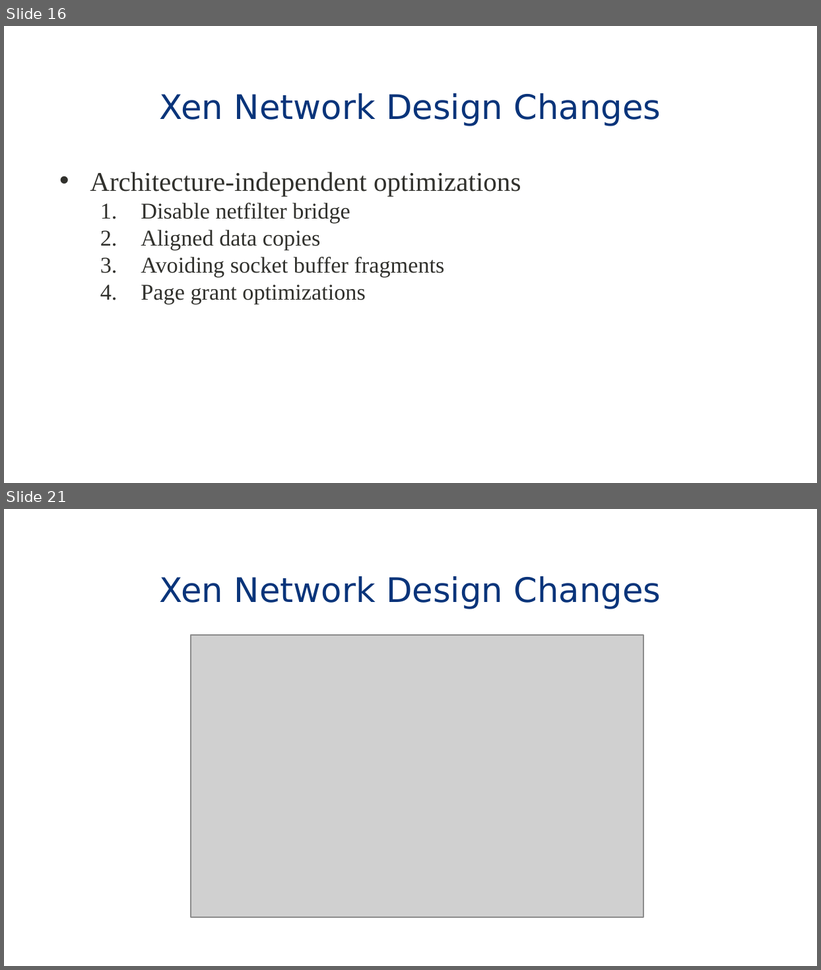
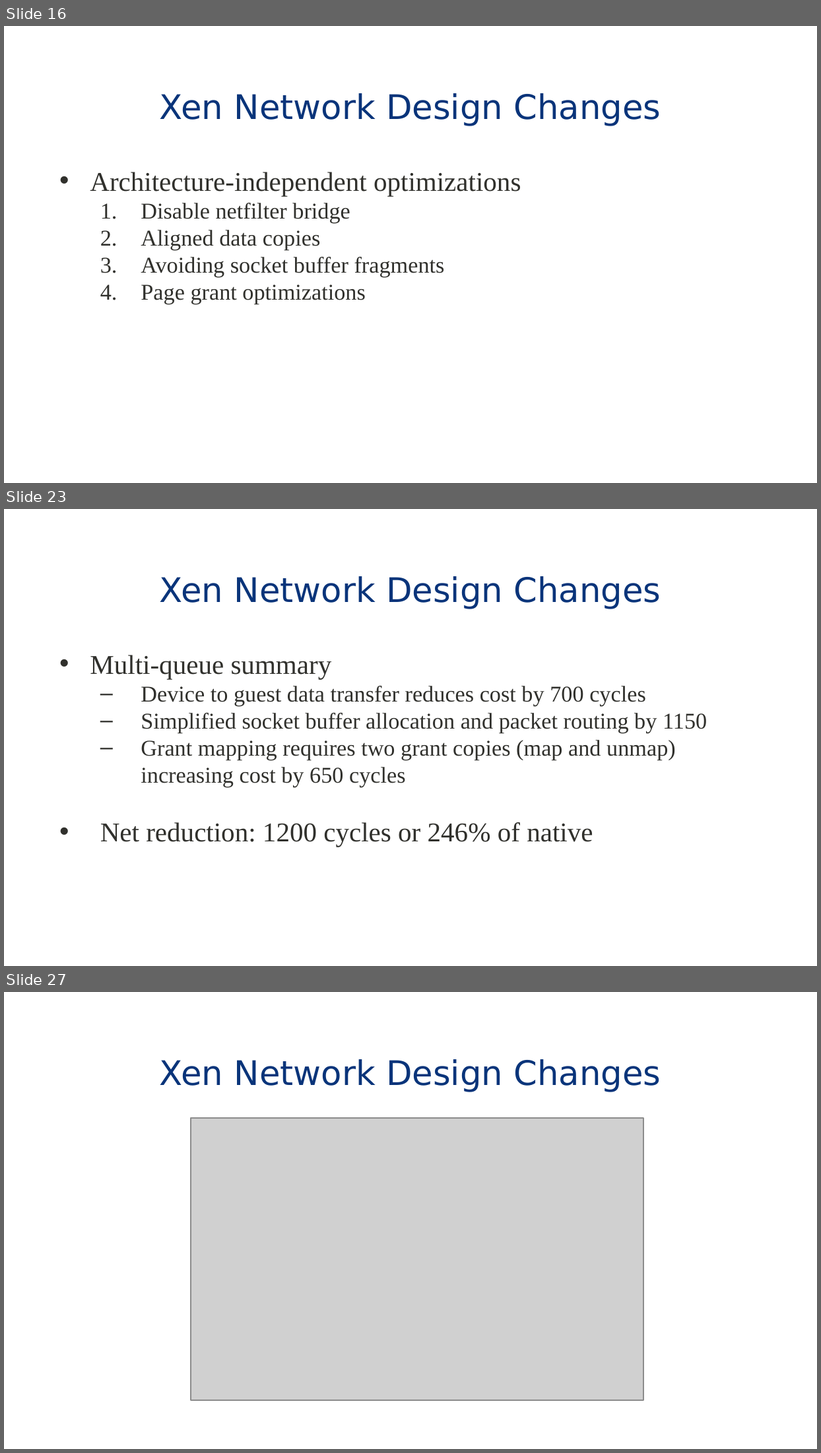
Before and after one commit to eddie-c-davis/cs-advos, a slide deck: presentations/Bridging.pptx. Shown one above the other, each under a label of ours: slides 16 and 21 before the commit, slides 16, 23 and 27 after it; the slides between them are not shown. The pictures are 821x970 and 821x1453 pixels, drawn with LibreOffice and Linux fonts; fonts in the diff are those of the drawing; grey boxes stand for pictures; background and template pictures are left out. Boxes give left, top, right and bottom in pixels: in the first picture for what was removed or moved away, otherwise in the second. Text is boxed around its words. In the diff, an @@ line names an element or a change of style, - is before the commit and + after.

```diff
--- a/presentations/Bridging.pptx
+++ b/presentations/Bridging.pptx
@@ slide 23 added at (4,509,817,966), background #FFFFFF; not listed: 1 template element that a slide beside it also shows @@
@@ title added at (160,576,661,609), 30 pt, text #09347A @@
+Xen Network Design Changes
@@ text added at (90,655,707,847), 20 pt, text #30302C @@
+• Multi-queue summary
+  – Device to guest data transfer reduces cost by 700 cycles
+  – Simplified socket buffer allocation and packet routing by 1150
+  – Grant mapping requires two grant copies (map and unmap) increasing cost by 650 cycles
+• Net reduction: 1200 cycles or 246% of native
@@ what was slide 21 is now slide 27 @@
```
Also in this commit, not shown: 7 slides changed, 9 other slides added.
